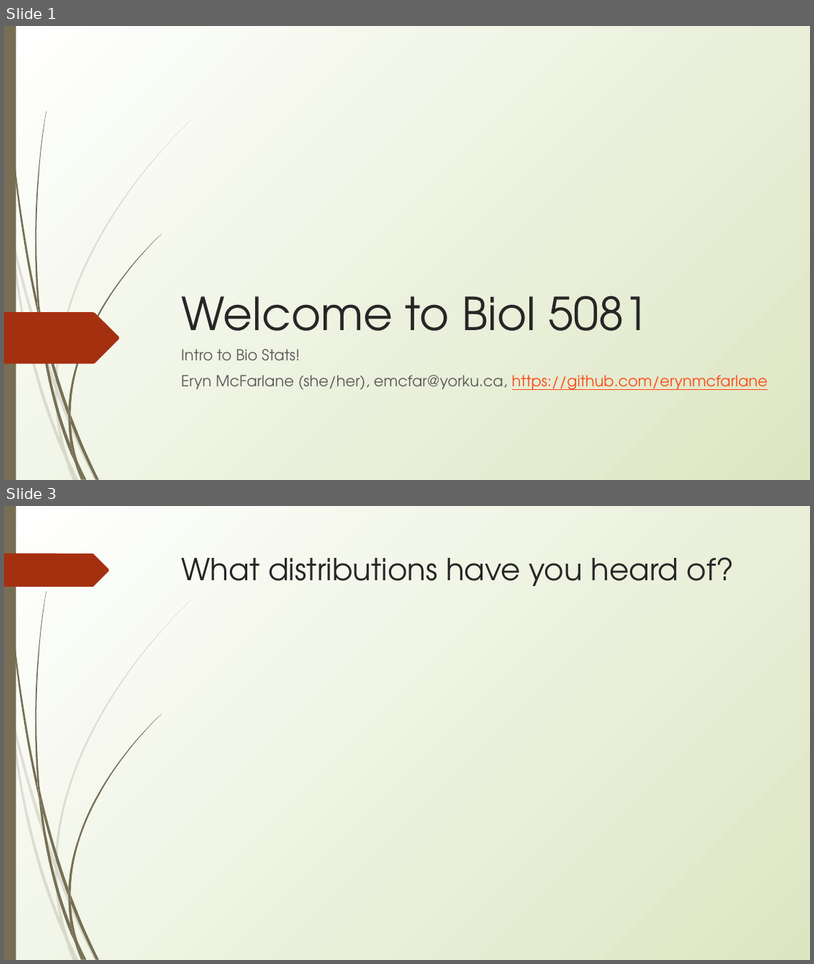
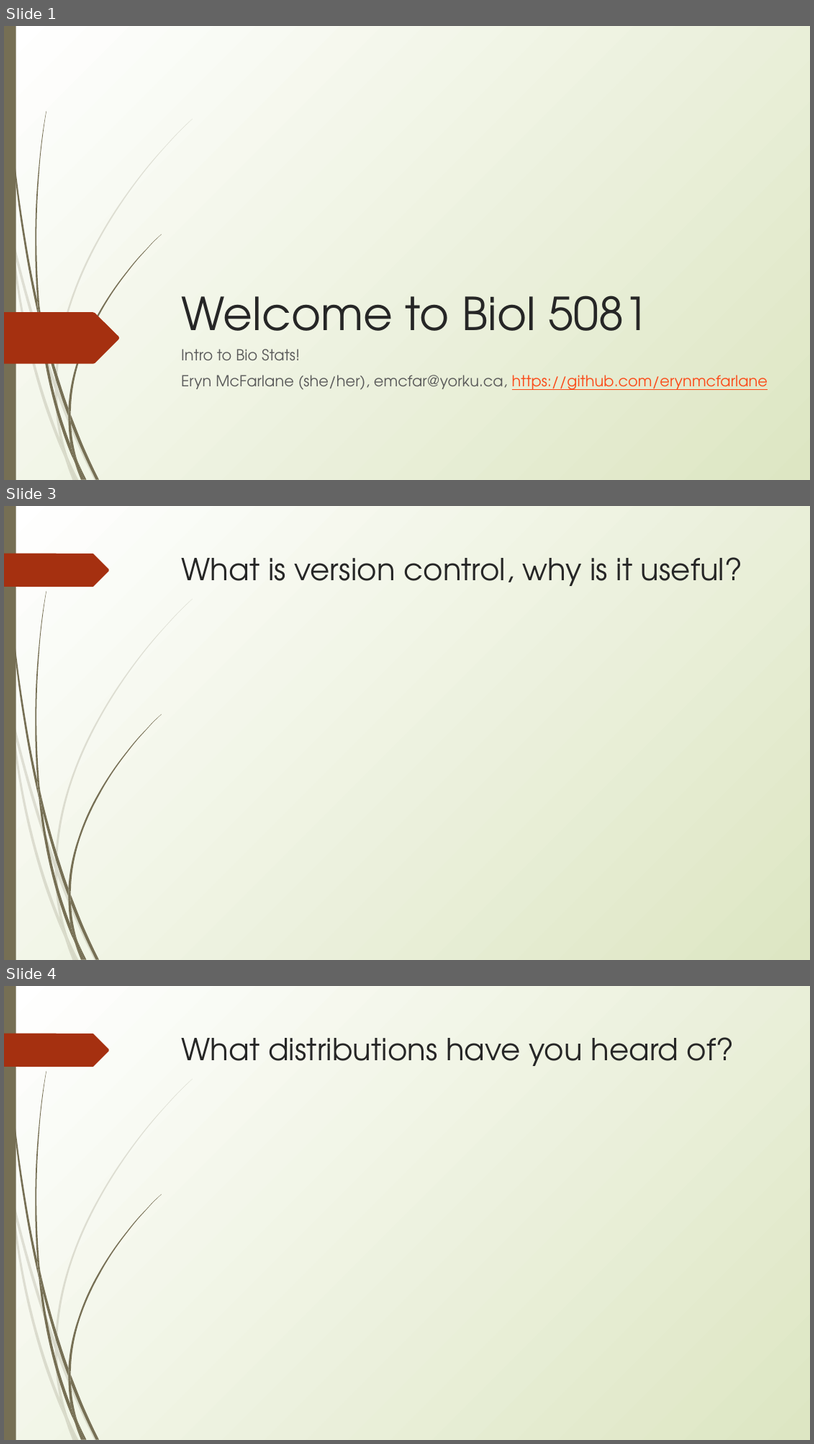
Before and after one commit to erynmcfarlane/GraduateStatsClass, a slide deck: Lecture2_v1.pptx. Shown one above the other, each under a label of ours: slides 1 and 3 before the commit, slides 1, 3 and 4 after it; the slides between them are not shown. The pictures are 814x964 and 814x1444 pixels, drawn with LibreOffice and Linux fonts; fonts in the diff are those of the drawing. Boxes give left, top, right and bottom in pixels: in the first picture for what was removed or moved away, otherwise in the second. Text is boxed around its words. In the diff, an @@ line names an element or a change of style, - is before the commit and + after.

```diff
--- a/Lecture2_v1.pptx
+++ b/Lecture2_v1.pptx
@@ slide 3 added at (4,506,810,960), background gradient #FFFFFF to #DDE6C3; not listed: 24 template elements that a slide beside it also shows @@
@@ title added at (182,557,743,586), 36 pt, text #262626 @@
+What is version control, why is it useful?
@@ what was slide 3 is now slide 4 @@
```
Also in this commit, not shown: 2 slides changed, 1 other file.
